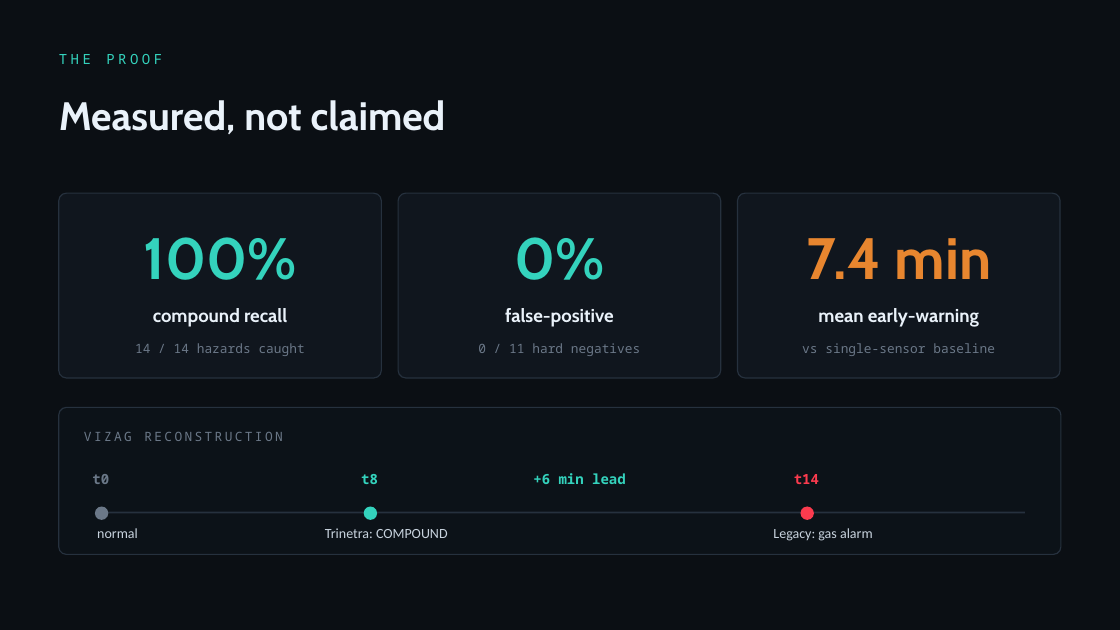
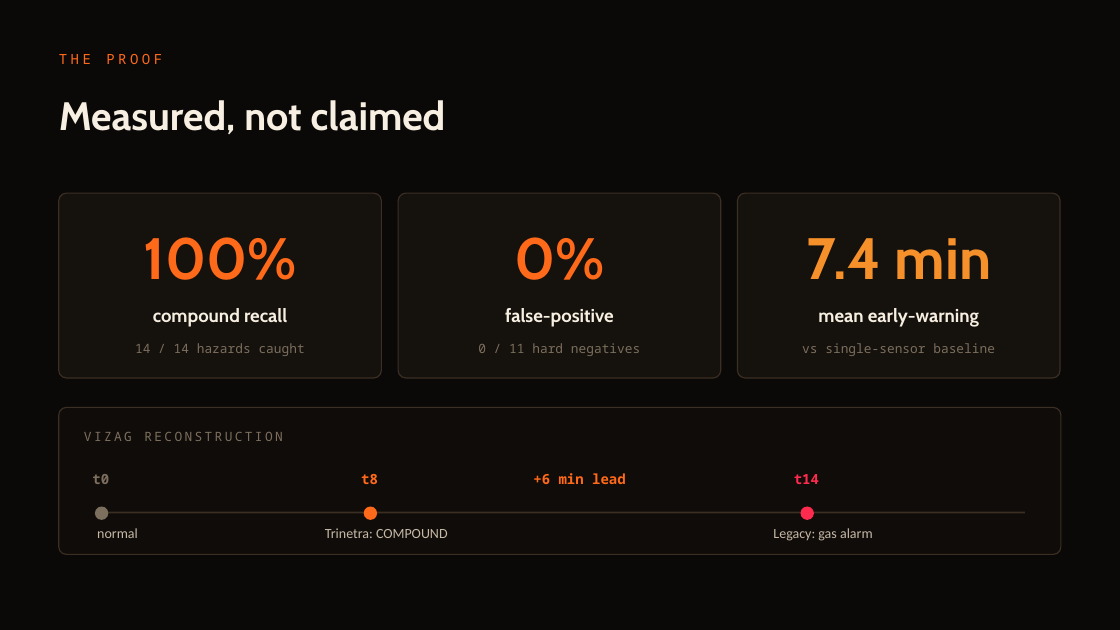
Before and after one commit to SaudSatopay/trinetra, a slide deck: slide 10 of docs/Trinetra_Deck.pptx (slide 9 before the commit). Drawn at 1120x630 pixels with LibreOffice and Linux fonts; fonts in the diff are those of the drawing. Boxes give left, top, right and bottom in pixels: in the first picture for what was removed or moved away, otherwise in the second. Text is boxed around its words. In the diff, an @@ line names an element or a change of style, - is before the commit and + after.

Commit message:
Align the deck to the Foundry palette + add the new capability slides
Repalette the pitch deck from the old teal-on-navy to the warm-ink / molten-orange
Foundry look the live control room and README now use — background, panels, the
molten-orange signature accent and the steel/amber/red risk ramp. No teal remains.

Add three slides for the capabilities shipped this round:
- Shift-left permit gate — the permit desk blocking a hot-work request that would
  complete the compound pattern (HIGH 80 -> CRITICAL 100), with the regulation-
  grounded conditions to issue safely.
- Fleet command — one engine across six plants, the live aggregate (6 plants /
  7 workers / 2 compound / +6 min lead) and the per-site board.
- Active-learning flywheel — the per-plant nuisance threshold with the locked
  recall guardrail (compound / HIGH / CRITICAL always page).

Now 17 slides. System fonts kept (Trebuchet / Consolas / Calibri) so it renders
reliably in PowerPoint. Headline numbers unchanged — engine untouched.

```diff
--- a/docs/Trinetra_Deck.pptx
+++ b/docs/Trinetra_Deck.pptx
@@ background #0B0F14 to #0B0908 @@
@@ fill #10161E to #15110D; outline #26313E 1 pt to #3B2E22 1 pt in 3 elements at (x1=59, y1=193, x2=381, y2=378), (x1=398, y1=193, x2=721, y2=378), (x1=738, y1=193, x2=1060, y2=378) @@
@@ text "7.4 min" at (x1=806, y1=238, x2=991, y2=279): text colour #E8862F to #F5902B @@
@@ text colour #EAF2FA to #F7EFE1 in 4 elements at (x1=59, y1=100, x2=446, y2=134), (x1=153, y1=308, x2=287, y2=327), (x1=505, y1=308, x2=614, y2=327), (x1=818, y1=308, x2=979, y2=327) @@
@@ rounded rectangle at (x1=59, y1=408, x2=1061, y2=555): fill #0C1218 to #100C09; outline #26313E 1 pt to #3B2E22 1 pt @@
@@ text colour #6B7888 to #7C6F5E in 5 elements at (x1=135, y1=343, x2=305, y2=356), (x1=478, y1=343, x2=640, y2=356), (x1=802, y1=343, x2=995, y2=356), (x1=84, y1=432, x2=282, y2=441), (x1=92, y1=474, x2=109, y2=484) @@
@@ text colour #34D3BD to #FF6A1A in 5 elements at (x1=59, y1=54, x2=162, y2=64), (x1=143, y1=237, x2=296, y2=280), (x1=514, y1=237, x2=604, y2=280), (x1=361, y1=474, x2=378, y2=484), (x1=533, y1=473, x2=626, y2=484) @@
@@ text "t14" at (x1=794, y1=474, x2=819, y2=484): text colour #FB3B4E to #FF2B4E @@
@@ ellipse at (x1=95, y1=507, x2=108, y2=520): fill #6B7888 to #7C6F5E @@
@@ ellipse at (x1=364, y1=507, x2=377, y2=520): fill #34D3BD to #FF6A1A @@
@@ ellipse at (x1=801, y1=507, x2=814, y2=520): fill #FB3B4E to #FF2B4E @@
@@ line (101, 513) - (1025, 513): stroke #26313E 1.5 pt to #3B2E22 1.5 pt @@
@@ text colour #C8D3DE to #C6B9A6 in 3 elements at (x1=97, y1=528, x2=138, y2=538), (x1=325, y1=528, x2=448, y2=538), (x1=773, y1=528, x2=873, y2=541) @@
```
Also in this commit, not shown: 13 other slides changed, 3 slides added, 1 other file.
